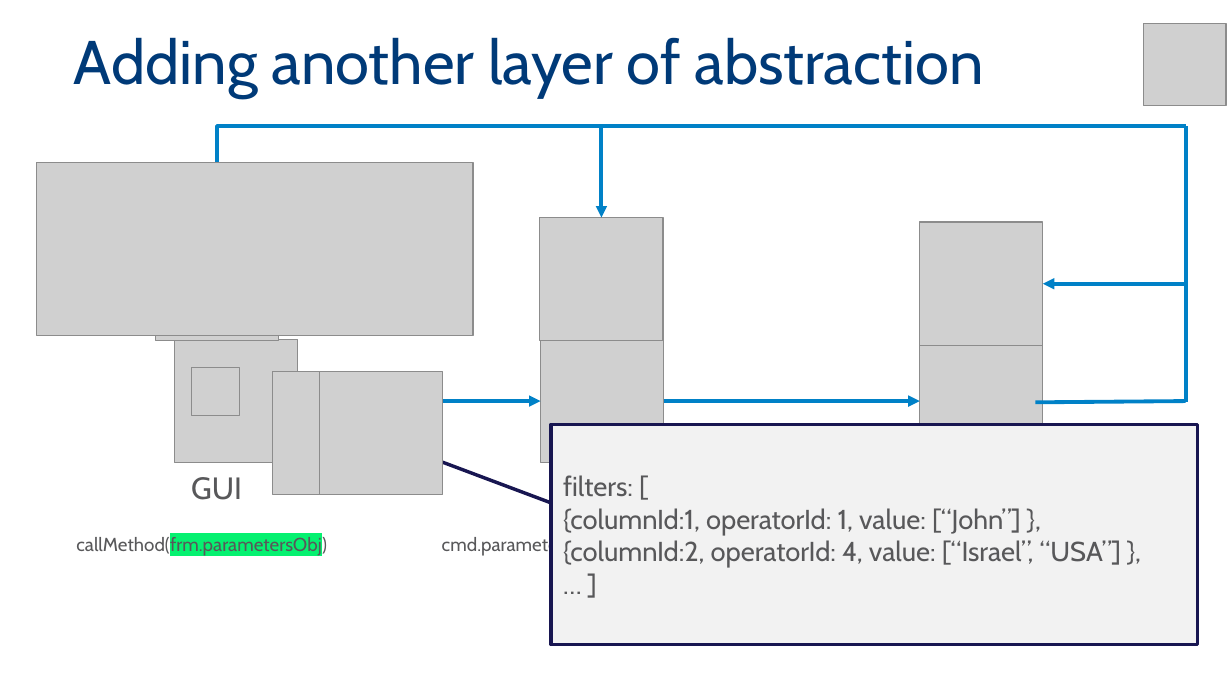
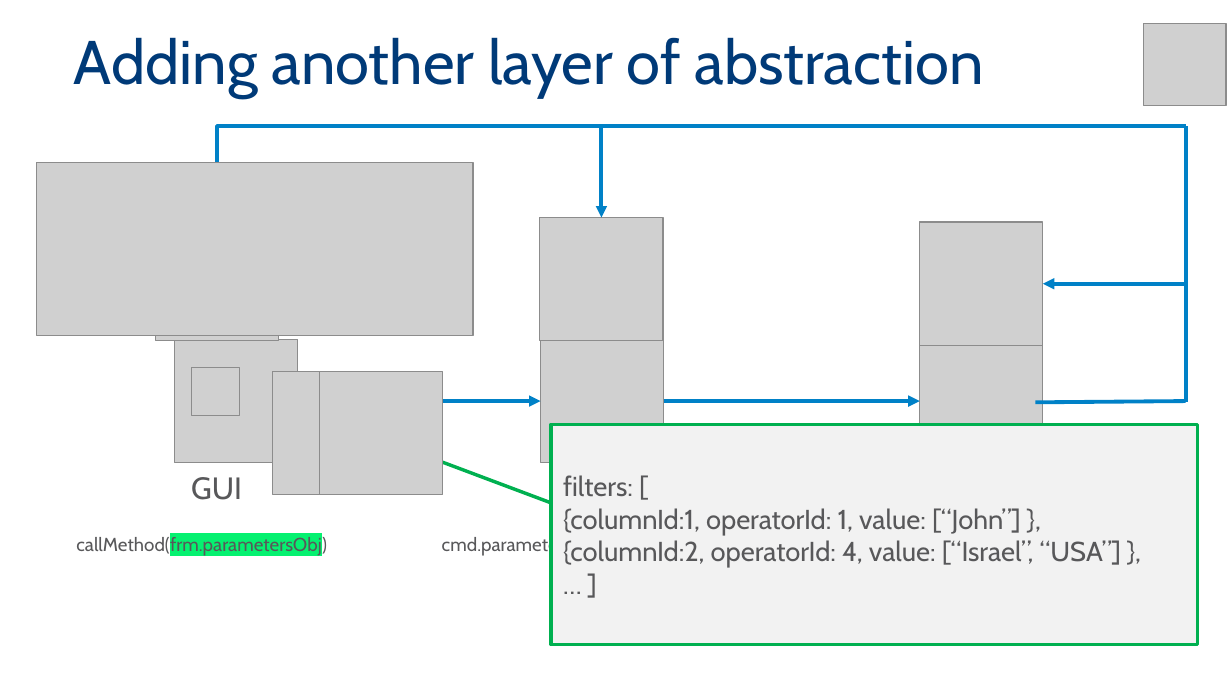
Before and after one commit to MadeiraData/DynamicFilters, a slide deck: slide 19 of DynamicFilters2.pptx. Drawn at 1232x693 pixels with LibreOffice and Linux fonts; fonts in the diff are those of the drawing; grey boxes stand for pictures; background and template pictures are left out. Boxes give left, top, right and bottom in pixels: in the first picture for what was removed or moved away, otherwise in the second. Text is boxed around its words. In the diff, an @@ line names an element or a change of style, - is before the commit and + after.

```diff
--- a/DynamicFilters2.pptx
+++ b/DynamicFilters2.pptx
@@ border callout "filters: [" at [551,424,1198,644]: outline #181651 2 pt to #00B050 2 pt @@
```
Also in this commit, not shown: 6 other slides changed.
